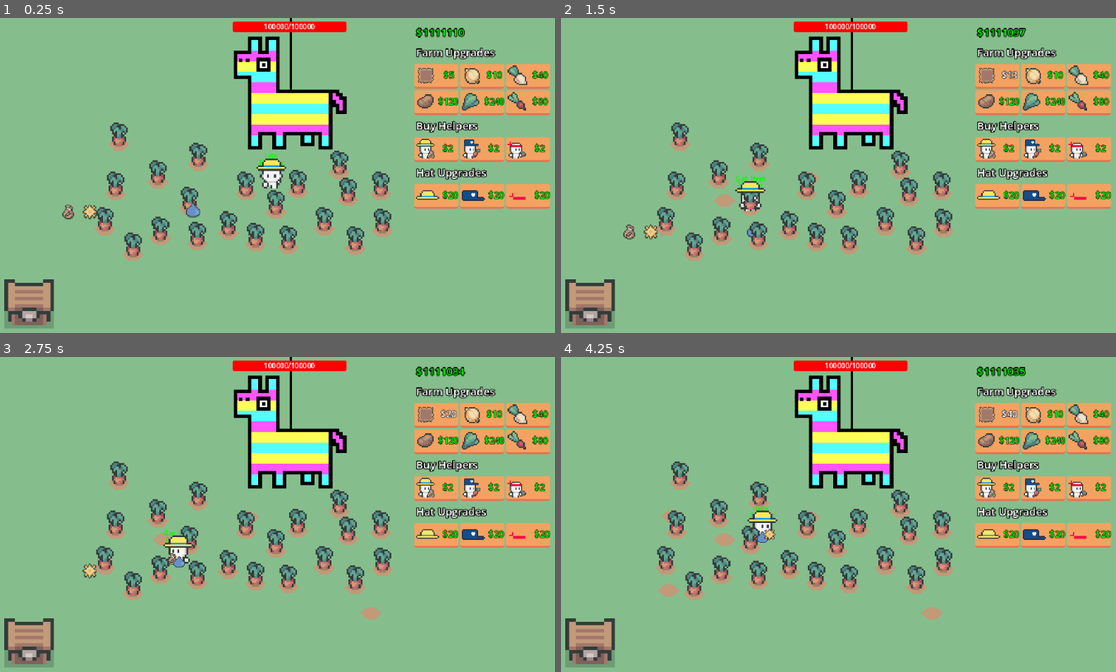
Above: before the commit, frames 1-4 (two rows, left to right).
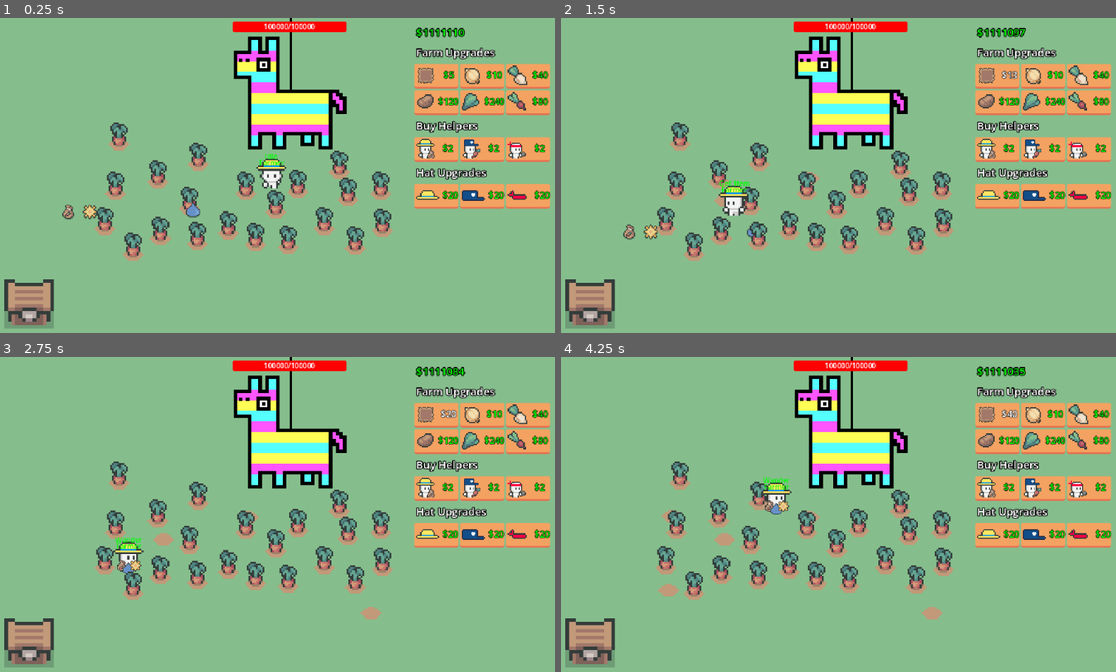
Above: after the commit, the same moments.

Repository: eric-marsh/farminata
Game: Godot game, scene res://scene/scene_switcher.tscn
Two runs of this game, one before a commit and one after it. Both use one fixed random seed, a clock stepped at 60 frames per second and the inputs below. Sound files missing from this copy of the repository are replaced by a short silence.
Inputs:
- Up to frame 1 (0.25 s): no input
- Up to frame 2 (1.5 s): click "$5" at 0.5 s; click "$8" at 1.25 s
- Up to frame 3 (2.75 s): click "$13" at 2 s
- Up to frame 4 (4.25 s): click "$20" at 2.75 s; click "$29" at 3.5 s

The runs differ from the first frame. In frame 1, 0.1% of the frame differs, in the area x 47-95%, y 44-58%; in frame 2, 0.7%; in frame 3, 1.0%, in the area x 14-95%, y 54-71%; in frame 4, 0.9%.

Commit message:
add stackable hats

Diff:
--- a/scene/helper/helper.tscn
+++ b/scene/helper/helper.tscn
@@ -242,6 +242,7 @@
 texture = ExtResource("4_eoi31")
 
 [node name="StateLabel" type="Label" parent="."]
+z_index = 3
 offset_left = -13.0
 offset_top = -28.0
 offset_right = 13.0
--- a/script/droppable.gd
+++ b/script/droppable.gd
@@ -61,9 +61,8 @@
 
 
 	if is_hat and Globals.Main.global_timer % 1 == 0:
-		if target_hat_helper and target_hat_helper.worn_hat:
-			target_hat_helper=null
-
+		if target_hat_helper and target_hat_helper.state != Enum.Helper_State.Get_Item:
+			target_hat_helper = null
 		if !target_hat_helper and Globals.HelpersContainerNode:
 			var h = Globals.HelpersContainerNode.get_helper_that_needs_hat(drop_type)
 			if h:
--- a/script/helper/attack_helper.gd
+++ b/script/helper/attack_helper.gd
@@ -29,8 +29,8 @@
 
 func _physics_process(delta: float) -> void:
 	if apply_upgrade:
-		attack_interval = 0.5
-		attack_strength = 2
+		attack_interval = max(0.1, attack_interval / 2)
+		attack_strength += 1
 		apply_upgrade = false
 
 	if state == Enum.Helper_State.Get_Item:
@@ -42,6 +42,7 @@
 			if has_reached_target:
 				equip_hat(target_droppable)
 				target_droppable.hide_droppable()
+				target_droppable.delete()
 				target_droppable = null
 				is_target_pos_reached = false
 				target_pos = get_attack_pos(id_of_type)
--- a/script/helper/helper.gd
+++ b/script/helper/helper.gd
@@ -11,7 +11,6 @@
 
 var held_droppables: Array[droppable] = []
 
-var worn_hat: Enum.Drop_Type
 
 var state: Enum.Helper_State = Enum.Helper_State.Idle
 var dir: Enum.Dir = Enum.Dir.Down
@@ -161,14 +160,20 @@
 
 
 var apply_upgrade: bool = false
+var num_hats = 1
 func equip_hat(d: droppable) -> void:
-	$HatSprite.visible = true
-	$HatSprite.texture = d.get_node("Sprite2D").texture
+	var s: Sprite2D = Sprite2D.new()
+	s.texture = d.get_node("Sprite2D").texture
+	if helper_type == Enum.Helper_Type.Attack:
+		s.position = Vector2(0, -4*num_hats)
+	else:
+		s.position = Vector2(0, -8*num_hats)
+
+	$HatSprite.add_child(s)
+	num_hats += 1
 	held_droppables.clear()
-	worn_hat = d.drop_type
-
 	# apply upgrade
-	update_speed(80)
+	update_speed(40)
 	if helper_type == Enum.Helper_Type.Attack:
 		apply_upgrade = true
 
@@ -188,6 +193,7 @@
 			if target_droppable.is_hat:
 				equip_hat(target_droppable)
 				target_droppable.hide_droppable()
+				target_droppable.delete()
 				target_droppable = null
 				set_state(Enum.Helper_State.Idle)
 				return
@@ -359,7 +365,7 @@
 	return false
 
 func update_speed(s:int)->void:
-	speed = s
+	speed += s
 	min_velocity = Vector2(-speed, -speed)
 	max_velocity = Vector2(speed, speed)
 
--- a/script/helpers_container.gd
+++ b/script/helpers_container.gd
@@ -42,7 +42,7 @@
 
 func get_helper_that_needs_hat(hat: Enum.Drop_Type) -> helper:
 	for c in get_children():
-		if !c is helper or c.worn_hat:
+		if !(c is helper):
 			continue
 		match(hat):
 			Enum.Drop_Type.Farm_Hat:
Binary file changed: img/helper/attack_hat.png
